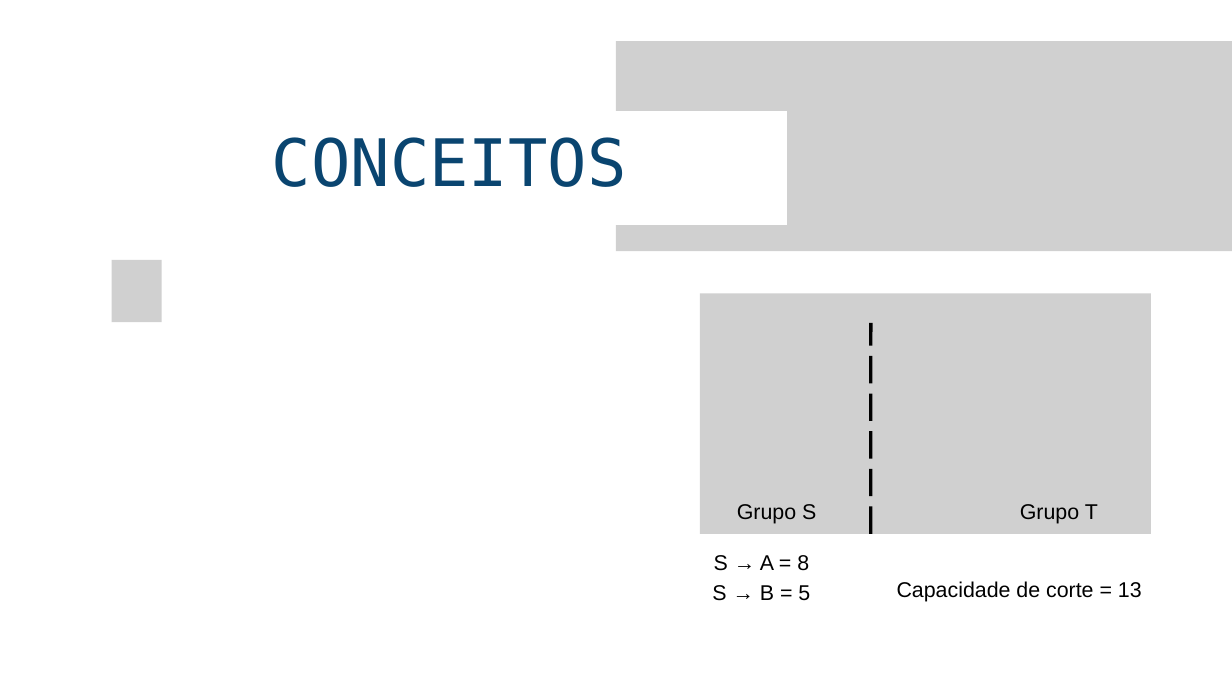
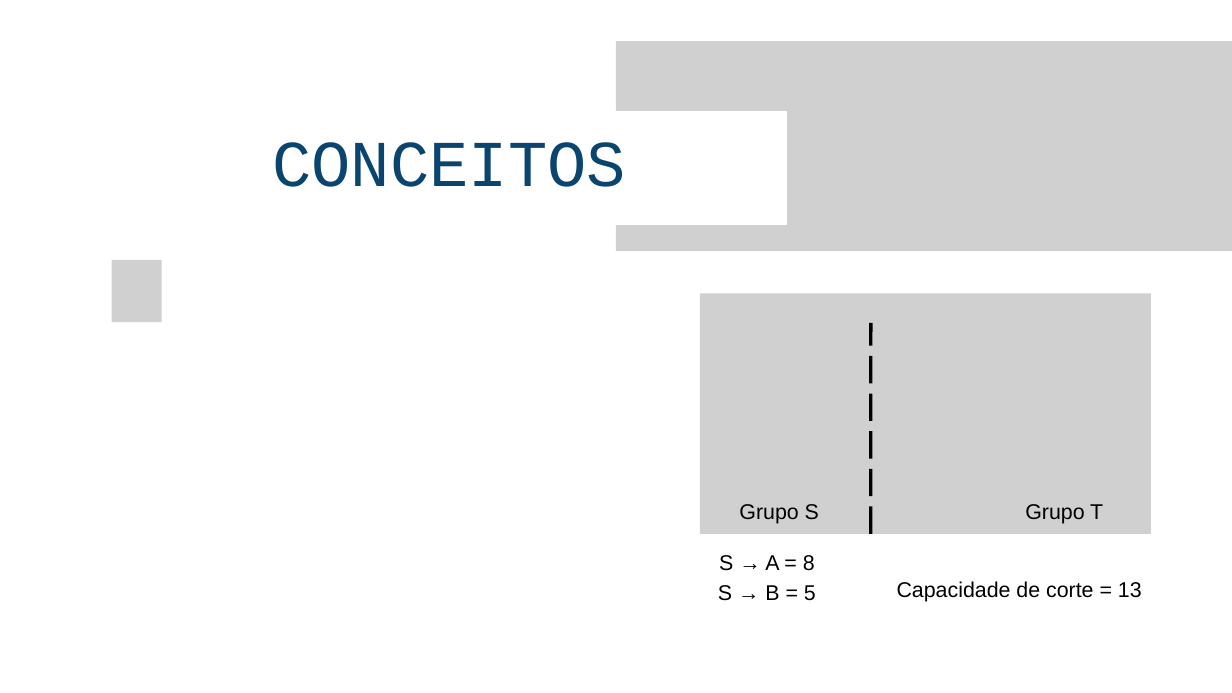
Before and after one commit to jair-ferreira-rodrigues-neto/seminario-grafos, a slide deck: slide 9 of docs/slides/Slides.pptx. Drawn at 1232x693 pixels with LibreOffice and Linux fonts; fonts in the diff are those of the drawing; grey boxes stand for pictures; background and template pictures are left out. Boxes give left, top, right and bottom in pixels: in the first picture for what was removed or moved away, otherwise in the second. Text is boxed around its words. In the diff, an @@ line names an element or a change of style, - is before the commit and + after.

```diff
--- a/docs/slides/Slides.pptx
+++ b/docs/slides/Slides.pptx
@@ text "CONCEITOS" at (272, 142, 625, 187): font DejaVu Sans Mono to Courier New @@
@@ text "Grupo T": place and size @@
-text "Grupo T" at (1020, 504, 1098, 524)
+text "Grupo T" at (1025, 504, 1103, 524)
@@ text "S → A = 8": place and size @@
-text "S → A = 8" at (712, 555, 810, 601)
+text "S → A = 8" at (718, 555, 816, 601)
```
Also in this commit, not shown: 25 other slides changed, 1 other file.
